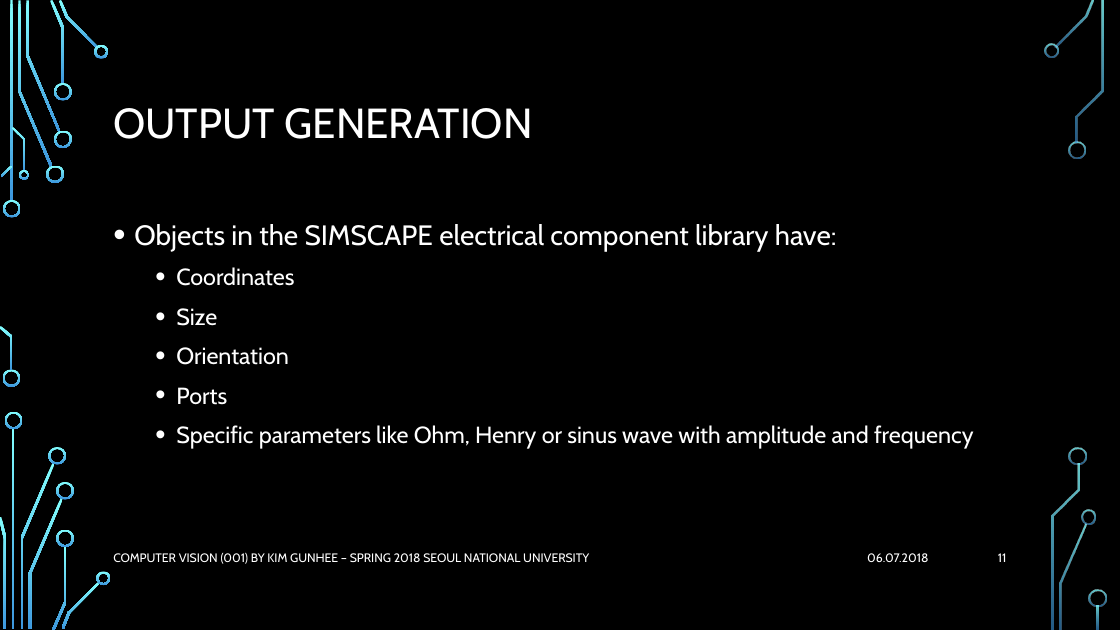
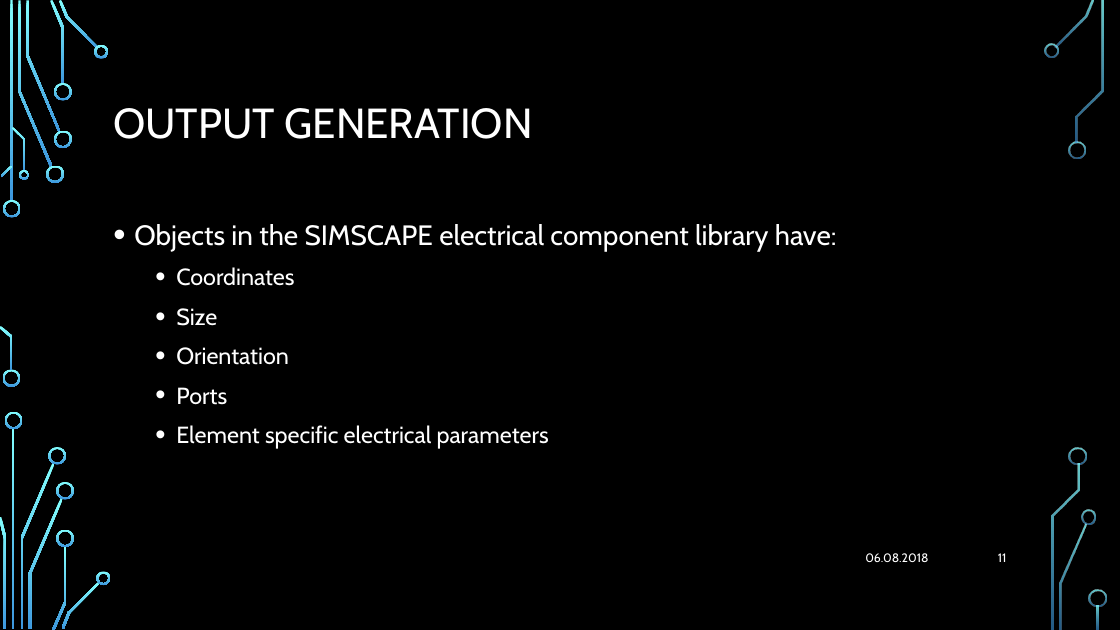
Before and after one commit to Flunzmas/CV_SNU_Group_Project, a slide deck: slide 11 of presentation/CV_Proj_Presentation_2.pptx. Drawn at 1120x630 pixels with LibreOffice and Linux fonts; fonts in the diff are those of the drawing; background and template pictures are left out. Boxes give left, top, right and bottom in pixels: in the first picture for what was removed or moved away, otherwise in the second. Text is boxed around its words. In the diff, an @@ line names an element or a change of style, - is before the commit and + after.

```diff
--- a/presentation/CV_Proj_Presentation_2.pptx
+++ b/presentation/CV_Proj_Presentation_2.pptx
@@ text at box(176, 425, 549, 449): text changed @@
-  • Specific parameters like Ohm, Henry or sinus wave with amplitude and frequency
+  • Element specific electrical parameters
@@ text removed at box(113, 553, 589, 564) @@
-COMPUTER VISION (001) BY KIM GUNHEE – SPRING 2018 SEOUL NATIONAL UNIVERSITY
@@ text at box(865, 553, 928, 562): text changed @@
-06.07.2018
+06.08.2018
```
Also in this commit, not shown: 12 other slides changed.
